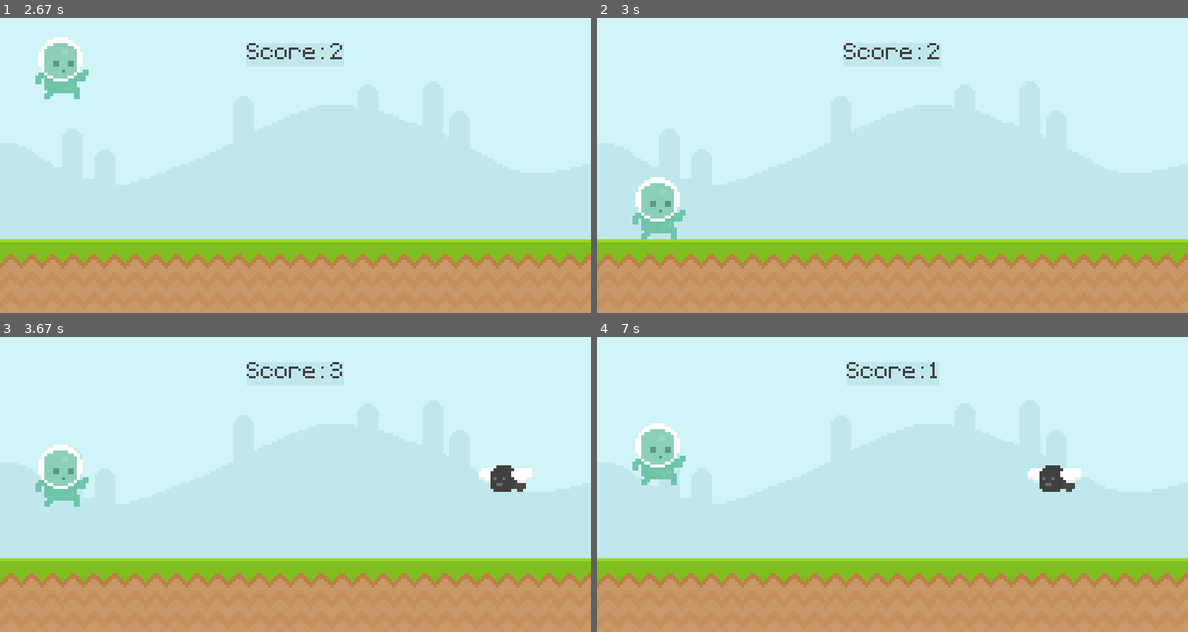
Above: before the commit, frames 1-4 (two rows, left to right).
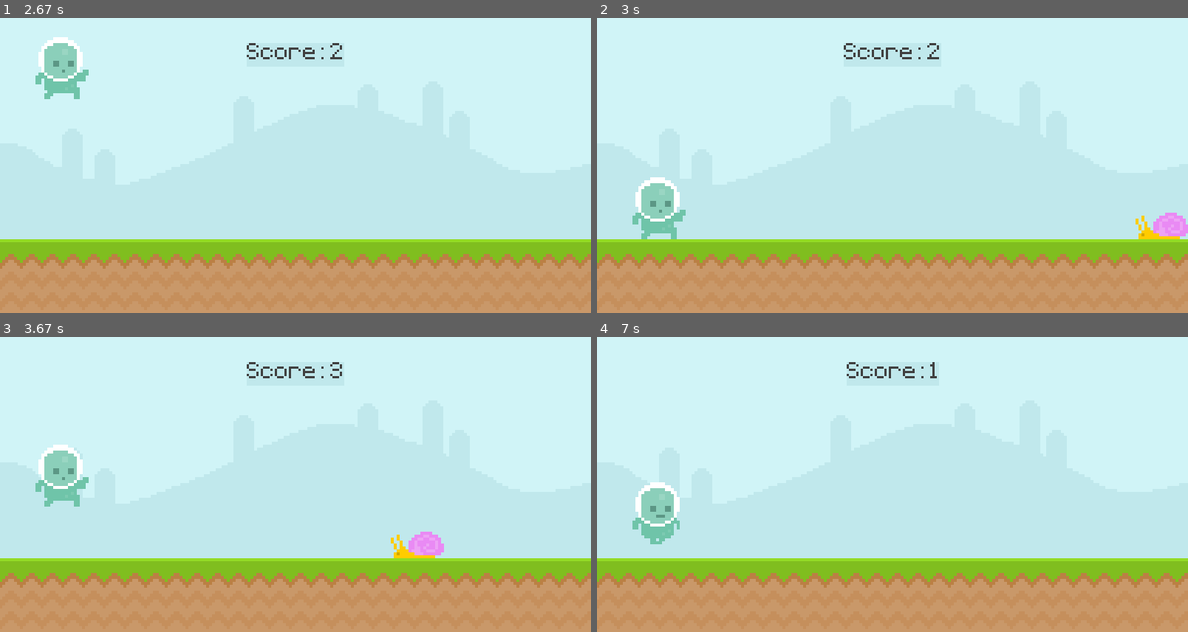
Above: after the commit, the same moments.

Repository: Computational-Simulation-Projects/Clear-Code-the-ultimate-introduction-to-PyGame
Game: pygame game, started from main.py
The game is run twice, just before and just after one commit, with the same random seed, the same clock (stepped at 60 frames per second) and the same inputs.
Inputs (mouse positions are in pixels of both pictures, inside the frame that each line leads up to):
- Up to frame 1 (2.67 s): tap Space at 0.33, 2.33 s; press the mouse at (59, 206) at 0.7 s; move the mouse to (70, 230) at 0.8 s; release the mouse at (88, 251) at 0.93 s; press the mouse at (59, 206) at 1.53 s; move the mouse to (171, 242) at 1.63 s; release the mouse at (283, 271) at 1.77 s
- Up to frame 2 (3 s): click (845, 274) at 2.72 s
- Up to frame 3 (3.67 s): tap Space at 3.07, 3.37 s
- Up to frame 4 (7 s): tap Space at 3.9, 4.2, 4.4, 4.7, 5.27, 5.4, 5.6, 5.73, 5.87, 6.03, 6.17, 6.3, 6.43, 6.57, 6.7, 6.83, 6.97 s; click (951, 443) at 4.95 s

Frame 1 is identical in both runs. In frame 2, 0.6% of the frame differs, in the area x 91-100%, y 66-75%; in frame 3, 1.2%; in frame 4, 3.2%, in the area x 6-83%, y 29-71%.

Commit message:
finished-the-game-using-both-functional-and-class-approaches

Diff:
--- a/main.py
+++ b/main.py
@@ -1,6 +1,6 @@
 import pygame
 from sys import exit
-from random import randint
+from random import randint, choice
 
 
 def display_score():  # display score
@@ -143,7 +143,7 @@
 
 # timers
 obstacle_timer = pygame.USEREVENT + 1
-pygame.time.set_timer(obstacle_timer, 1500)
+pygame.time.set_timer(obstacle_timer, 2000)
 
 snail_animation_timer = pygame.USEREVENT + 2
 pygame.time.set_timer(snail_animation_timer, 500)
@@ -175,7 +175,7 @@
                     player_gravity = -20
 
             if event.type == obstacle_timer:
-                if randint(0, 2) == 0:
+                if randint(0, 2):
                     obstacle_rect_list.append(
                         snail_surf.get_rect(bottomright=(randint(900, 1400), 300)))
                 else:
@@ -184,7 +184,6 @@
 
             if event.type == snail_animation_timer:
                 if snail_frame_index == 0:
-                    # print('triggered')
                     snail_frame_index = 1
                 else:
                     snail_frame_index = 0
@@ -243,7 +242,7 @@
 
         # setting the game environment for the next game
         obstacle_rect_list = []
-        player_rect.y = 300
+        player_rect.midbottom = (80, 300)
         player_gravity = 0
 
         if score == 0:
--- /dev/null
+++ b/main_using_class.py
@@ -0,0 +1,256 @@
+import pygame
+from sys import exit
+from random import randint, choice
+
+# player class
+
+
+class Player(pygame.sprite.Sprite):
+    def __init__(self):
+        super().__init__()  # important
+
+        # here convert() is not needed since the sprite needs transparent background
+        # convert_alpha() considers th transparency / alpha values too
+        player_walk_1 = pygame.image.load(
+            './graphics/Player/player_walk_1.png').convert_alpha()
+        player_walk_2 = pygame.image.load(
+            './graphics/Player/player_walk_2.png').convert_alpha()
+        self.player_walk = [player_walk_1, player_walk_2]
+        self.player_walk_index = 0  # index of the player_walk list
+        self.player_jump = pygame.image.load(
+            './graphics/Player/player_jump.png').convert_alpha()
+
+        self.image = self.player_walk[self.player_walk_index]
+        self.rect = self.image.get_rect(midbottom=(80, 300))
+        self.gravity = 0
+
+    def player_input(self):
+        keys = pygame.key.get_pressed()
+        mouse_pressed = pygame.mouse.get_pressed()
+
+        if keys[pygame.K_SPACE] and self.rect.bottom >= 300:
+            self.gravity = -20
+
+        if mouse_pressed[0]:
+            mouse_pos = pygame.mouse.get_pos()
+            if self.rect.collidepoint(mouse_pos) and self.rect.bottom >= 300:
+                self.gravity = -20
+
+    def apply_gravity(self):
+        self.gravity += 1
+        self.rect.y += self.gravity
+
+        if self.rect.bottom >= 300:
+            self.rect.bottom = 300
+
+    def animation_state(self):
+        if self.rect.bottom < 300:
+            self.image = self.player_jump
+        else:
+            self.player_walk_index += 0.1
+            # 2 is the length of the self.player_walk()
+            self.image = self.player_walk[int(self.player_walk_index) % len(
+                self.player_walk)]
+
+    def prepare_player(self):
+        self.rect.y = 300
+        self.gravity = 0
+
+    def update(self):
+        self.player_input()
+        self.apply_gravity()
+        self.animation_state()
+
+
+# class for obstacles
+class Obstacle(pygame.sprite.Sprite):
+    def __init__(self, type):
+        super().__init__()
+
+        if type == 'snail':
+            snail_frame_1 = pygame.image.load(
+                './graphics/Snail/snail_1.png').convert_alpha()
+            snail_frame_2 = pygame.image.load(
+                './graphics/Snail/snail_2.png').convert_alpha()
+            self.frames = [snail_frame_1, snail_frame_2]
+            y_pos = 300
+
+        else:
+            fly_frame_1 = pygame.image.load(
+                './graphics/Fly/fly_1.png').convert_alpha()
+            fly_frame_2 = pygame.image.load(
+                './graphics/Fly/fly_2.png').convert_alpha()
+            self.frames = [fly_frame_1, fly_frame_2]
+            y_pos = 210
+
+        self.x_speed = randint(3, 4)
+        self.animation_index = 0
+        self.image = self.frames[self.animation_index]
+        self.rect = self.image.get_rect(
+            midbottom=(randint(900, 1400), y_pos))
+
+    def animation_state(self):
+        self.animation_index += 0.1
+        self.image = self.frames[int(self.animation_index) % len(self.frames)]
+
+    def destroy_obstacle(self):
+        if self.rect.x <= -100:
+            self.kill()  # removes the object from all the groups containing it
+
+    def update(self):
+        self.rect.x -= self.x_speed
+
+        self.animation_state()
+        self.destroy_obstacle()
+
+
+def display_score():  # display score
+    # gives time in miliseconds since pygame.init() was called
+    current_time = (pygame.time.get_ticks() // 1000) - start_time
+
+    # True = anti-aliased && aniti-aliased is slow but looks better by smoothening the jagged edges by averaging pixels
+    # here ani-aliasing is turned off since it is a pixel art
+    score_surf = test_font.render(
+        f'Score: {current_time}', False, (64, 64, 64))
+    score_rect = score_surf.get_rect(center=(width // 2, 50))
+
+    # 2 times drawn to cover the score text since having width argument in pygame.draw.rect() stops coloring the center
+    pygame.draw.rect(screen, '#c0e8ec', score_rect)
+    pygame.draw.rect(screen, '#c0e8ec', score_rect, width=10)
+
+    screen.blit(score_surf, score_rect)
+    return current_time
+
+
+# collision detection function for sprite groups an groupsingle
+def collision_sprite():
+    # this false booolean will not kill the obstacle if it collides with player
+    if pygame.sprite.spritecollide(player.sprite, obstacle_group, False):
+        obstacle_group.empty()
+        return False
+    return True
+
+
+# initialize pygame
+pygame.init()
+
+# create a display surface
+width = 800  # in pixels
+height = 400
+screen = pygame.display.set_mode((width, height))
+
+# set the title of the window
+pygame.display.set_caption('Pixel Runner')
+
+# create a clock
+clock = pygame.time.Clock()
+
+# create a font
+test_font = pygame.font.Font('./font/Pixeltype.ttf', 50)
+
+# create surfaces
+
+# .convert() converts the surface to the display format... it's fast
+sky_surface = pygame.image.load('./graphics/Sky.png').convert()
+ground_surface = pygame.image.load('./graphics/Ground.png').convert()
+
+player_stand_surf = pygame.image.load(
+    './graphics/Player/player_stand.png').convert_alpha()
+player_stand_surf = pygame.transform.rotozoom(player_stand_surf, 0, 2)
+player_stand_rect = player_stand_surf.get_rect(
+    center=(width // 2, height // 2))
+
+# intro screen
+game_title_surf = test_font.render('Pixel Runner', False, (111, 196, 169))
+game_title_rect = game_title_surf.get_rect(
+    center=(width // 2, height // 4 - 50))
+
+game_message_surf = test_font.render(
+    'Press SPACE to run...', False, (111, 196, 169))
+game_message_rect = game_message_surf.get_rect(
+    center=(width // 2, (height * 3) // 4 + 50))
+
+# timers
+obstacle_timer = pygame.USEREVENT + 1
+pygame.time.set_timer(obstacle_timer, 2000)
+
+# creating a player object
+player = pygame.sprite.GroupSingle()
+player.add(Player())
+
+
+# creating a sprite group for the obstacles
+obstacle_group = pygame.sprite.Group()
+
+# create the game loop
+game_running = True
+game_active = False
+start_time = 0
+score = 0
+
+while game_running:
+    # event loop for all the player inputs
+    for event in pygame.event.get():
+        if event.type == pygame.QUIT:
+            # the game quits when the user has clicked the close button of the window
+            game_running = False
+
+        if game_active:
+            if event.type == obstacle_timer:
+                obstacle_group.add(
+                    Obstacle(choice(['fly', 'fly', 'snail', 'snail', 'snail'])))
+
+        else:
+            if event.type == pygame.KEYDOWN and event.key == pygame.K_SPACE:
+                game_active = True
+                start_time = (pygame.time.get_ticks() // 1000)
+
+    if game_active:
+        # draw all the elements
+        # fill the screen with black to reset the screen every frame
+        screen.fill('Black')
+
+        # blit (Block-Image-Transfer) is used to draw the surface on another
+        # blit works on the order of the interpreter... top to bottom
+        screen.blit(sky_surface, (0, 0))
+        screen.blit(ground_surface, (0, 300))
+
+        # display the score
+        score = display_score()
+
+        # update everything
+
+        # update the player object
+        player.draw(screen)
+        player.update()
+
+        # update the obstacle objects
+        obstacle_group.draw(screen)
+        obstacle_group.update()
+
+        # collision detection
+        game_active = collision_sprite()
+
+    else:
+        screen.fill((94, 129, 162))
+        screen.blit(game_title_surf, game_title_rect)
+
+        if score == 0:
+            screen.blit(player_stand_surf, player_stand_rect)
+
+        else:
+            player_stand_rect.y = height // 2 - 110
+            screen.blit(player_stand_surf, player_stand_rect)
+            score_message = test_font.render(
+                f'Your Score: {score}', False, (111, 196, 169))
+            score_message_rect = score_message.get_rect(
+                center=(width // 2, (height * 3) // 4))
+            screen.blit(score_message, score_message_rect)
+        screen.blit(game_message_surf, game_message_rect)
+
+    pygame.display.update()  # updates the display
+    clock.tick(60)  # 60 frames per second
+
+# quits the initialized pygame
+pygame.quit()
+exit()  # exits the program
